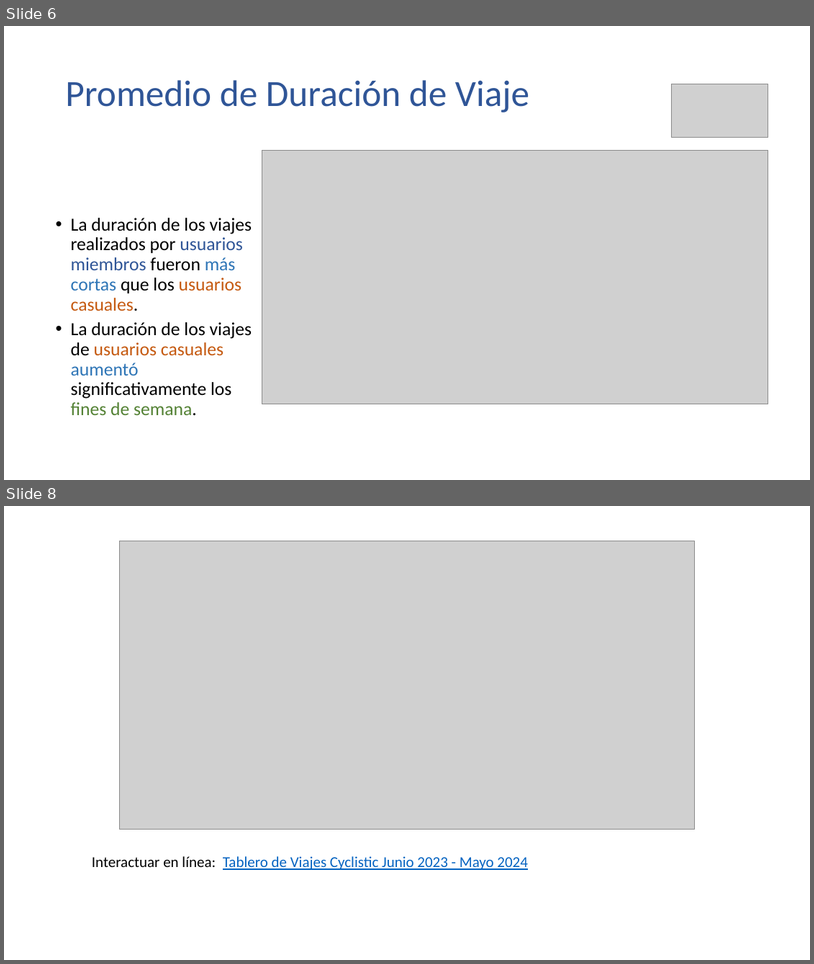
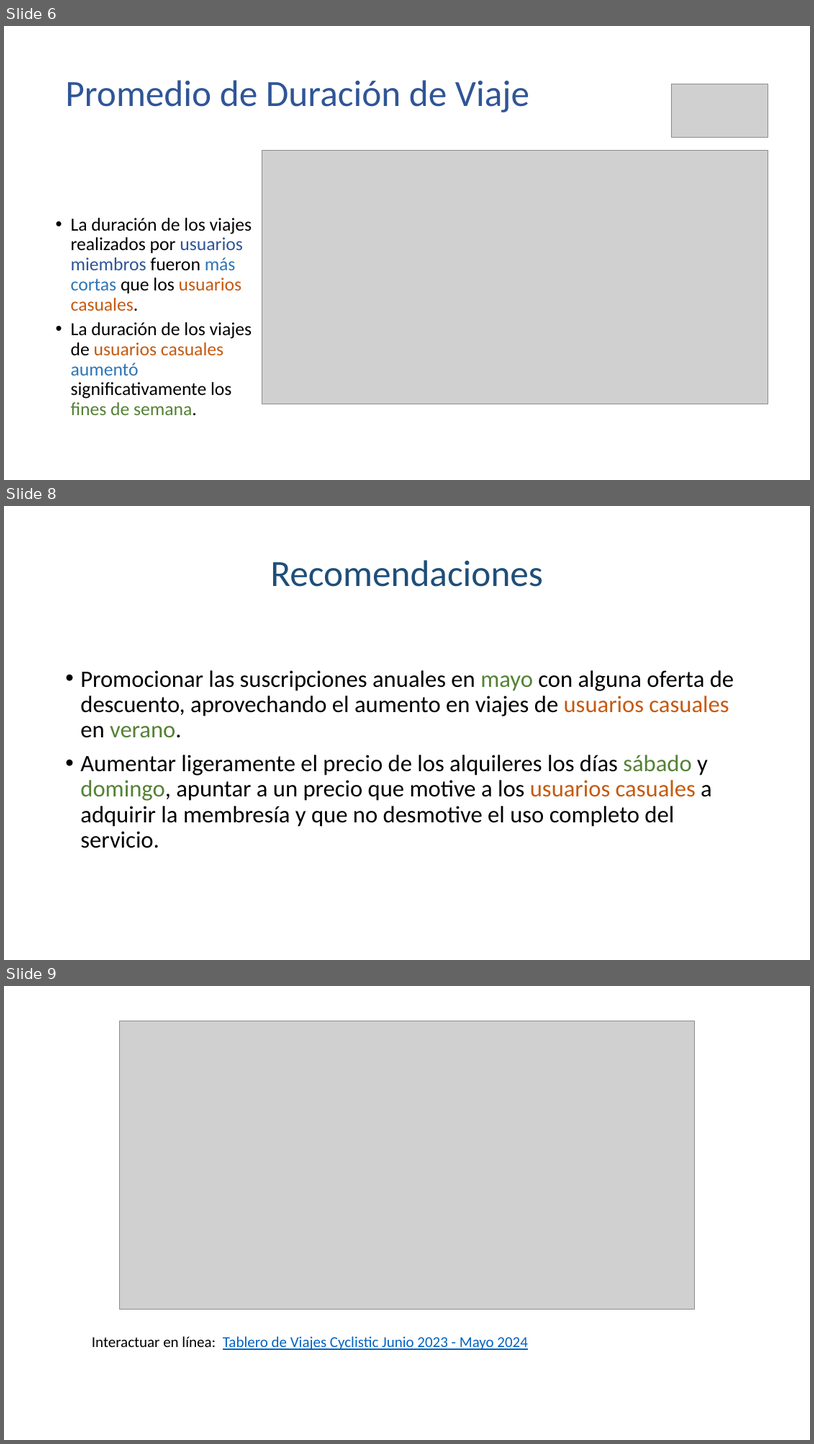
Before and after one commit to Schiavi13/Proyecto-Final-Google-Cyclistic, a slide deck: Documentacion/Entregables/Presentación Hallazgos.pptx. Shown one above the other, each under a label of ours: slides 6 and 8 before the commit, slides 6, 8 and 9 after it; the slides between them are not shown. The pictures are 814x964 and 814x1444 pixels, drawn with LibreOffice and Linux fonts; fonts in the diff are those of the drawing; grey boxes stand for pictures. Boxes give left, top, right and bottom in pixels: in the first picture for what was removed or moved away, otherwise in the second. Text is boxed around its words. In the diff, an @@ line names an element or a change of style, - is before the commit and + after.

Commit message:
Actualiza presentación con recomendaciones

```diff
--- a/Documentacion/Entregables/Presentación Hallazgos.pptx
+++ b/Documentacion/Entregables/Presentación Hallazgos.pptx
@@ slide 8 added at [4, 506, 810, 960], background #FFFFFF @@
@@ title added at [270, 560, 543, 587], 44 pt, text #1F4E79 @@
+Recomendaciones
@@ text added at [80, 670, 734, 848], 28 pt, text #000000 @@
+• Promocionar las suscripciones anuales en mayo con alguna oferta de descuento, aprovechando el aumento en viajes de usuarios casuales en verano.
+• Aumentar ligeramente el precio de los alquileres los días sábado y domingo, apuntar a un precio que motive a los usuarios casuales a adquirir la membresía y que no desmotive el uso completo del servicio.
@@ what was slide 8 is now slide 9 @@
```
Also in this commit, not shown: 1 slide changed.
